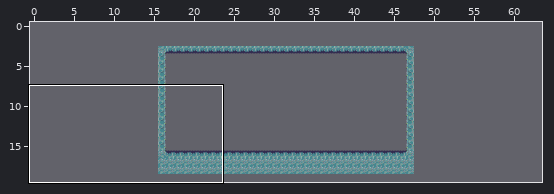
Tiled map -- resources/maps/map_0.tmx. Above: a wide view before the commit, with the close-up outlined.
Close-up. First the earlier version:
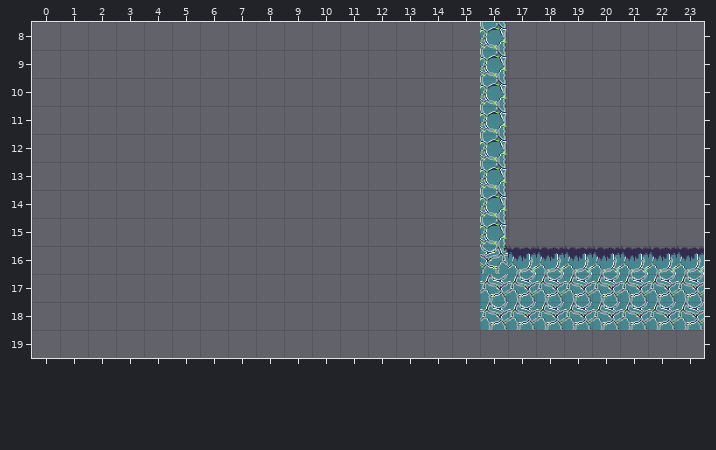
Cells are 64x64 px. Shown: x 0..23, y 8..19. The commit also changed other parts of the map, which this record leaves out. The old version is drawn lined up with the new one.
New version:
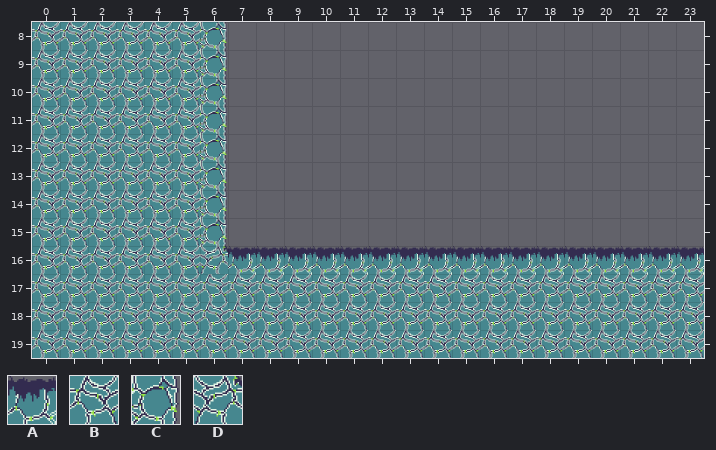
Key: from "tiles": A 0, B 1, C 6, D 7.
_ is an empty cell.
The exact change:
map size 32x16 -> 64x20 cells (old content now starts at 16,3; both pictures use the new coordinates)
Layer "map":
y 8..15: x 0..6 _______ -> BBBBBBC; x 16 C -> _
y 16: x 0..16 ________________D -> BBBBBBDAAAAAAAAAA
y 17..18: x 0..15 ________________ -> BBBBBBBBBBBBBBBB
y 19: x 0..23 ________________________ -> BBBBBBBBBBBBBBBBBBBBBBBB
